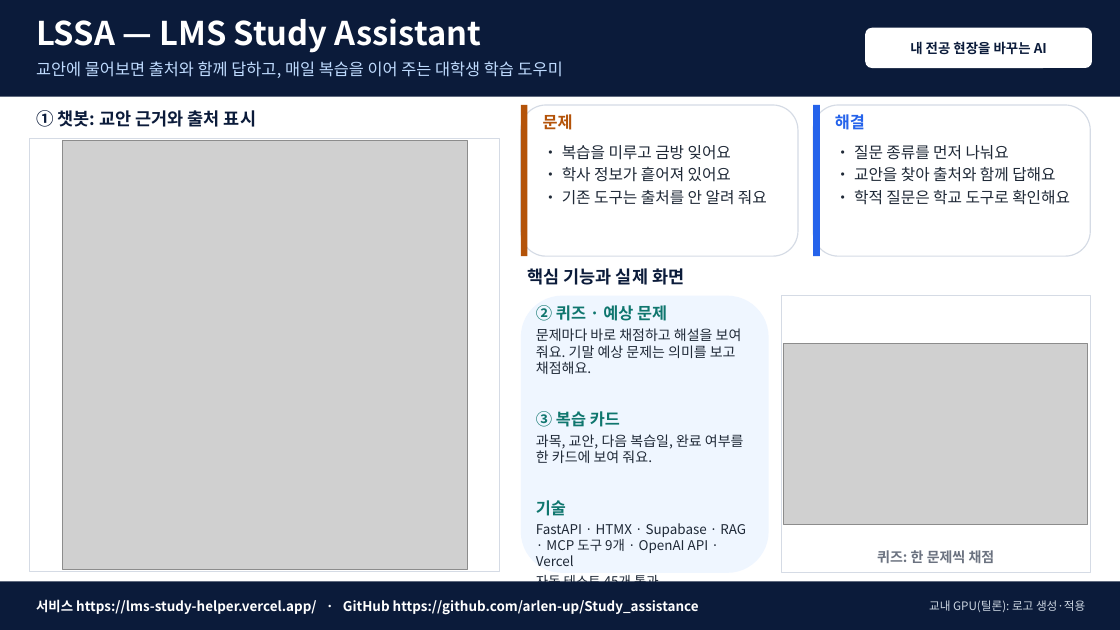
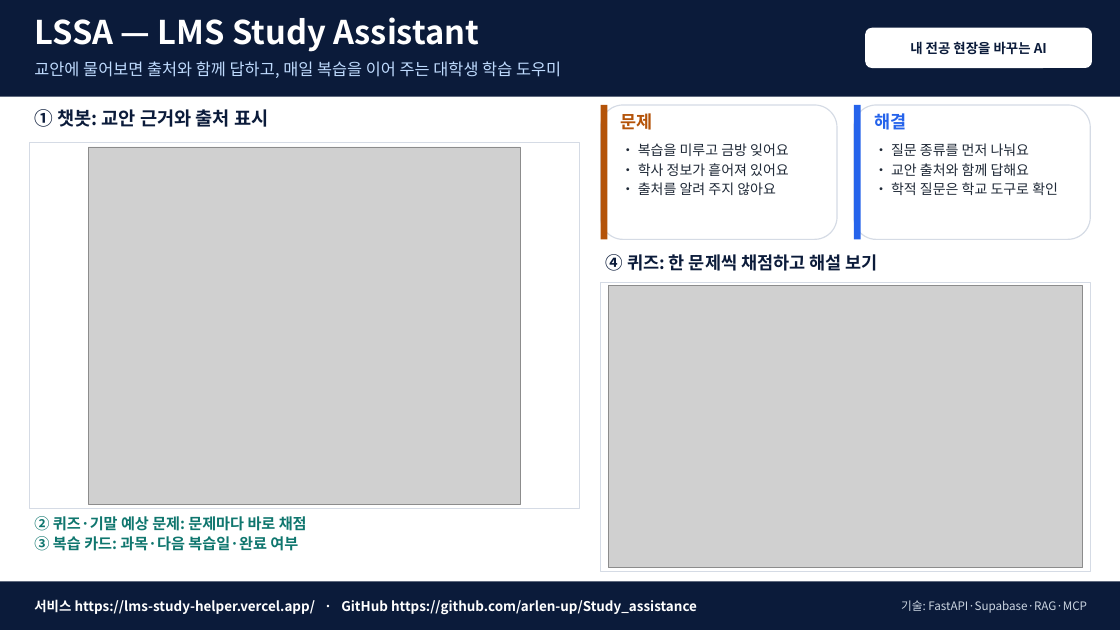
Before and after one commit to arlen-up/Study_assistance, a slide deck: slide 1 of docs/발표자료/LSSA_발표_1장.pptx. Drawn at 1120x630 pixels with LibreOffice and Linux fonts; fonts in the diff are those of the drawing; grey boxes stand for pictures. Boxes give left, top, right and bottom in pixels: in the first picture for what was removed or moved away, otherwise in the second. Text is boxed around its words. In the diff, an @@ line names an element or a change of style, - is before the commit and + after.

```diff
--- a/docs/발표자료/LSSA_발표_1장.pptx
+++ b/docs/발표자료/LSSA_발표_1장.pptx
@@ text "① 챗봇: 교안 근거와 출처 ..." at (34,109,268,127): size 15 to 16 pt; less space between paragraphs @@
@@ rounded rectangle: place and size @@
-rounded rectangle at (521,105,798,256)
+rounded rectangle at (601,105,837,239)
@@ rectangle: place and size @@
-rectangle at (521,105,528,256)
+rectangle at (601,105,607,239)
@@ text "문제" at (621,113,653,130): size 14 to 15 pt; less space between paragraphs @@
@@ text "문제": place and size @@
-text "문제" at (543,114,573,130)
+text "문제" at (621,113,653,130)
@@ rounded rectangle: place and size @@
-rounded rectangle at (813,105,1091,256)
+rounded rectangle at (854,105,1090,239)
@@ rectangle: place and size @@
-rectangle at (813,105,820,256)
+rectangle at (854,105,860,239)
@@ text "해결": place and size @@
-text "해결" at (835,114,865,130)
+text "해결" at (874,113,906,130)
@@ text "해결" at (874,113,906,130): size 14 to 15 pt; less space between paragraphs @@
@@ rectangle: place and size @@
-rectangle at (29,139,500,571)
+rectangle at (29,143,580,508)
@@ picture: place and size @@
-picture at (62,141,467,570)
+picture at (88,147,521,504)
@@ text "• 복습을 미루고 금방 잊어요": place and size @@
-text "• 복습을 미루고 금방 잊어요" at (562,145,767,205)
+text "• 복습을 미루고 금방 잊어요" at (638,143,789,195)
@@ text at (638,143,789,176): size 13.5 to 12 pt in "• 복습을 미루고 금방 잊어요", "• 학사 정보가 흩어져 있어요"; less space between paragraphs @@
@@ text "• 질문 종류를 먼저 나눠요": place and size @@
-text "• 질문 종류를 먼저 나눠요" at (854,145,1070,205)
+text "• 질문 종류를 먼저 나눠요" at (891,143,1058,195)
@@ text at (891,143,1030,156): size 13.5 to 12 pt in "• 질문 종류를 먼저 나눠요"; less space between paragraphs @@
@@ text at (891,163,1058,195): text changed; size 13.5 to 12 pt @@
-• 교안을 찾아 출처와 함께 답해요
-• 학적 질문은 학교 도구로 확인해요
+• 교안 출처와 함께 답해요
+• 학적 질문은 학교 도구로 확인
@@ text at (638,182,776,195): text changed; size 13.5 to 12 pt @@
-• 기존 도구는 출처를 안 알려 줘요
+• 출처를 알려 주지 않아요
@@ text removed at (528,268,684,285) @@
-핵심 기능과 실제 화면
@@ text at (606,254,878,271): text changed; size 12 to 15 pt; text colour #6B7280 to #0B1B3A @@
-퀴즈: 한 문제씩 채점
+④ 퀴즈: 한 문제씩 채점하고 해설 보기
@@ rounded rectangle removed at (521,296,769,573) @@
@@ rectangle: place and size @@
-rectangle at (781,296,1091,573)
+rectangle at (601,282,1091,571)
@@ picture: place and size @@
-picture at (784,344,1088,524)
+picture at (608,286,1083,568)
@@ text removed at (536,305,746,566) @@
-② 퀴즈 · 예상 문제
-문제마다 바로 채점하고 해설을 보여 줘요. 기말 예상 문제는 의미를 보고 채점해요.
-③ 복습 카드
-과목, 교안, 다음 복습일, 완료 여부를 한 카드에 보여 줘요.
-기술
-FastAPI · HTMX · Supabase · RAG · MCP 도구 9개 · OpenAI API · Vercel
-자동 테스트 45개 통과
@@ text added at (34,516,307,551), 13 pt, text #0F766E, bold @@
+② 퀴즈·기말 예상 문제: 문제마다 바로 채점
+③ 복습 카드: 과목·다음 복습일·완료 여부
@@ less space between paragraphs in 3 elements at (34,17,479,52), (34,61,561,78), (34,599,697,614) @@
@@ text at (901,600,1087,613): text changed @@
-교내 GPU(틸론): 로고 생성·적용
+기술: FastAPI·Supabase·RAG·MCP
```
Also in this commit, not shown: 4 other files.
